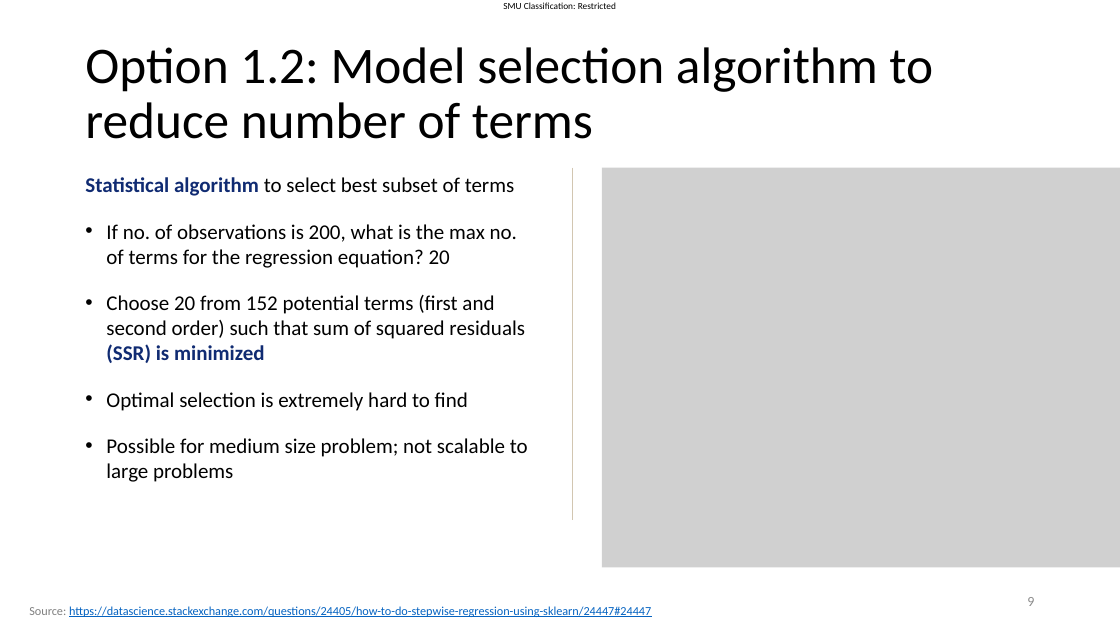
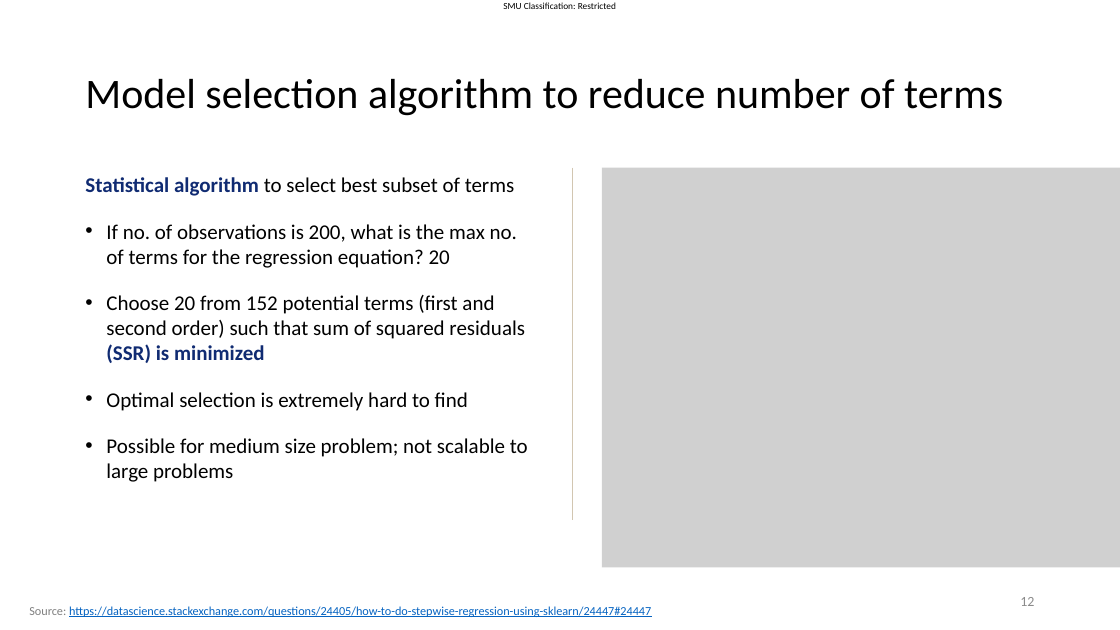
Before and after one commit to SMUMQF2425/qf624_qf632_2025, a slide deck: slide 12 of Lecture slides - Week 7.pptx (slide 9 before the commit). Drawn at 1120x630 pixels with LibreOffice and Linux fonts; fonts in the diff are those of the drawing; grey boxes stand for pictures. Boxes give left, top, right and bottom in pixels: in the first picture for what was removed or moved away, otherwise in the second. Text is boxed around its words. In the diff, an @@ line names an element or a change of style, - is before the commit and + after.

```diff
--- a/Lecture slides - Week 7.pptx
+++ b/Lecture slides - Week 7.pptx
@@ title at (85,79,1003,116): text changed; size 44 to 36 pt @@
-Option 1.2: Model selection algorithm to reduce number of terms
+Model selection algorithm to reduce number of terms
@@ page number at (1020,597,1034,606): text changed @@
-9
+12
```
Also in this commit, not shown: 9 other slides changed, 8 slides added, 1 slide removed, 1 other file.
